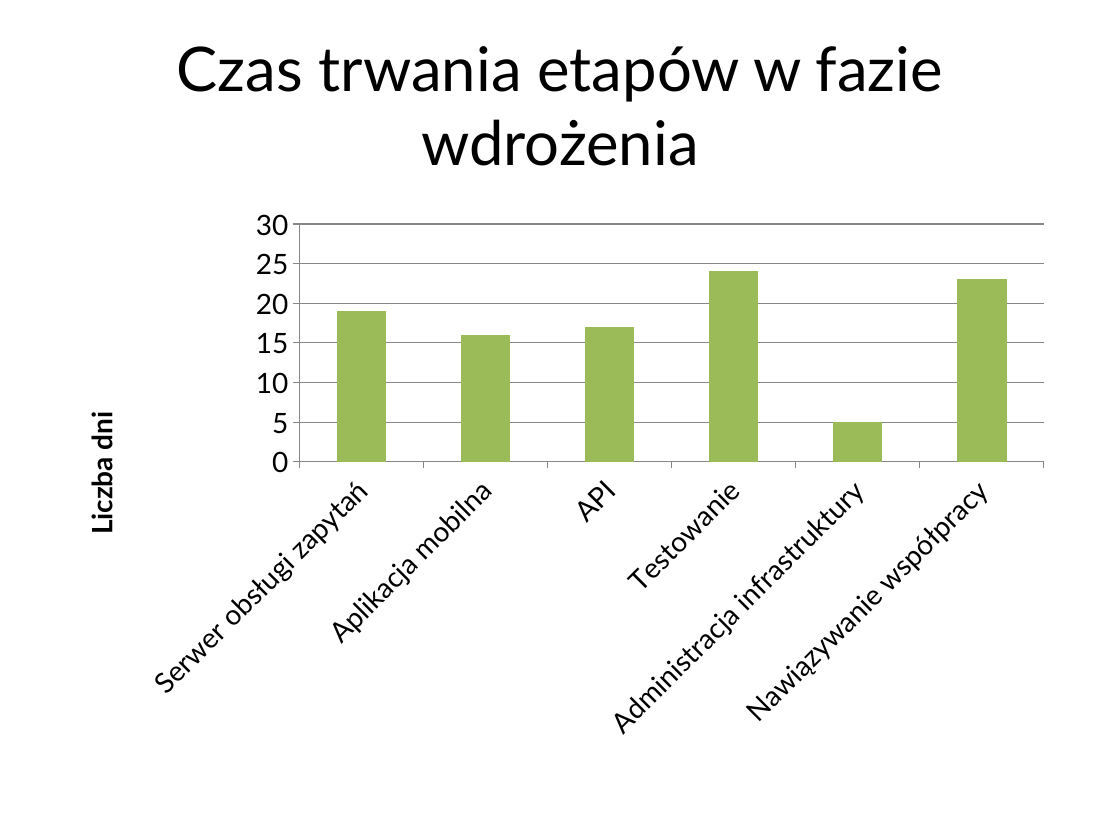
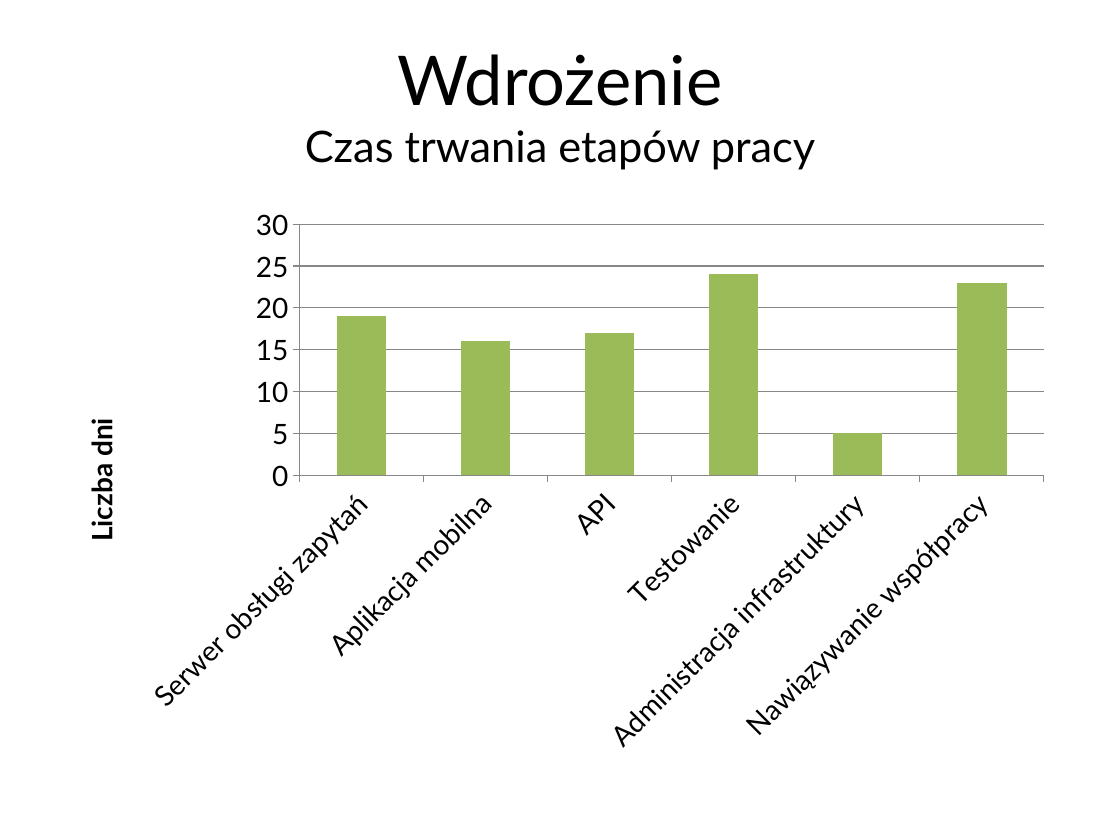
Before and after one commit to student-tomasz/ppit-prowadzenie-concerto, a slide deck: slide 27 of Obrona/Prezentacja.pptx. Drawn at 1120x840 pixels with LibreOffice and Linux fonts; fonts in the diff are those of the drawing; background and template pictures are left out. Boxes give left, top, right and bottom in pixels: in the first picture for what was removed or moved away, otherwise in the second. Text is boxed around its words. In the diff, an @@ line names an element or a change of style, - is before the commit and + after.

Commit message:
Dodaj poprawki do prezentacji harmonogramu pracy

```diff
--- a/Obrona/Prezentacja.pptx
+++ b/Obrona/Prezentacja.pptx
@@ title at [305,54,815,170]: text changed; size 39.6 to 27.9 pt @@
-Czas trwania etapów w fazie wdrożenia
+Wdrożenie
+Czas trwania etapów pracy
@@ column chart: place and size @@
-column chart at [56,196,1064,750]
+column chart at [56,196,1064,764]
```
Also in this commit, not shown: 11 other slides changed, 3 slides added, 3 slides removed.
